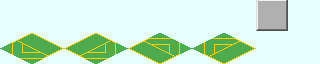
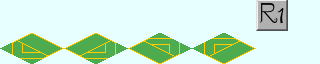
Layers edited between the first and the second 320 x 64 image:
added layer "R1" above "Simple_Station_Base.png" over [259, 2, 284, 24]
